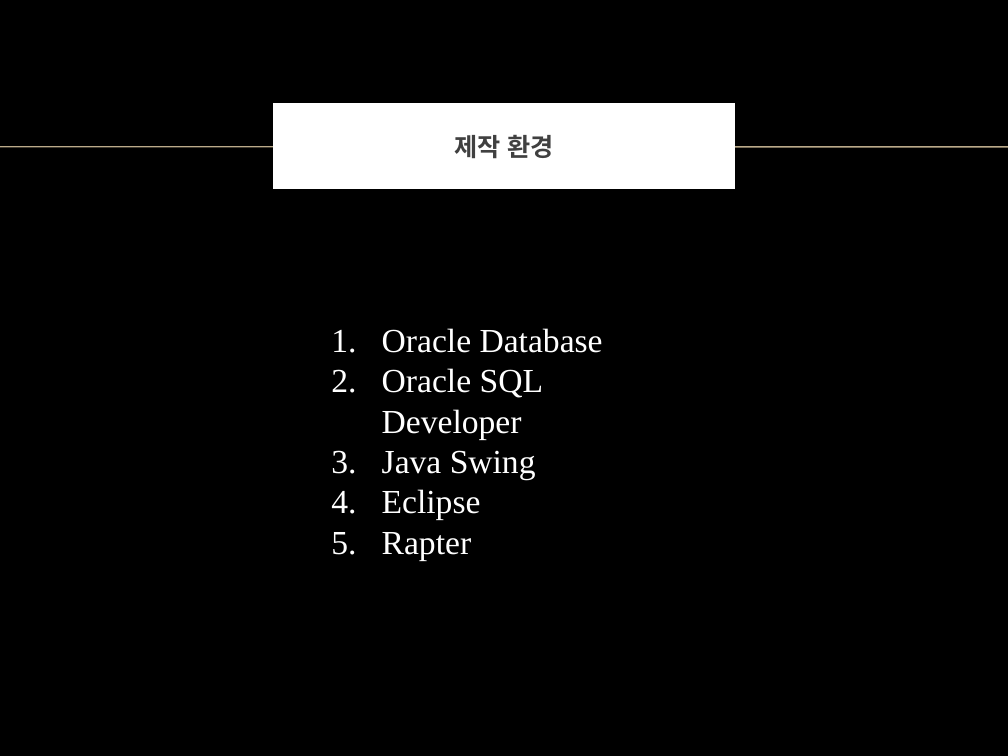
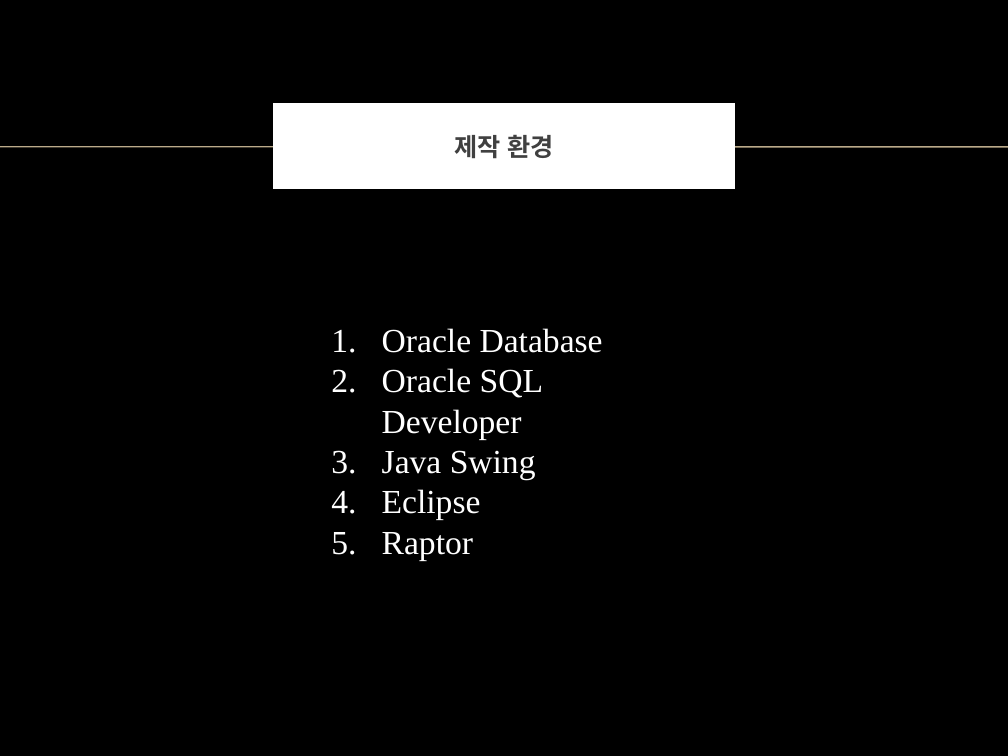
Before and after one commit to Chocobe/JAVA_Lecture, a slide deck: slide 20 of Java_tutorial/src/project_07_MonsterHunter_Weapon_DB/Monster_Hunter_ppt/몬스터헌터_무기DB.pptx (slide 18 before the commit). Drawn at 1008x756 pixels with LibreOffice and Linux fonts; fonts in the diff are those of the drawing; background and template pictures are left out. Boxes give left, top, right and bottom in pixels: in the first picture for what was removed or moved away, otherwise in the second. Text is boxed around its words. In the diff, an @@ line names an element or a change of style, - is before the commit and + after.

```diff
--- a/Java_tutorial/src/project_07_MonsterHunter_Weapon_DB/Monster_Hunter_ppt/몬스터헌터_무기DB.pptx
+++ b/Java_tutorial/src/project_07_MonsterHunter_Weapon_DB/Monster_Hunter_ppt/몬스터헌터_무기DB.pptx
@@ text at bbox=[382, 532, 473, 560]: text changed @@
-5. Rapter
+5. Raptor
```
Also in this commit, not shown: 2 slides added, 5 other files.
